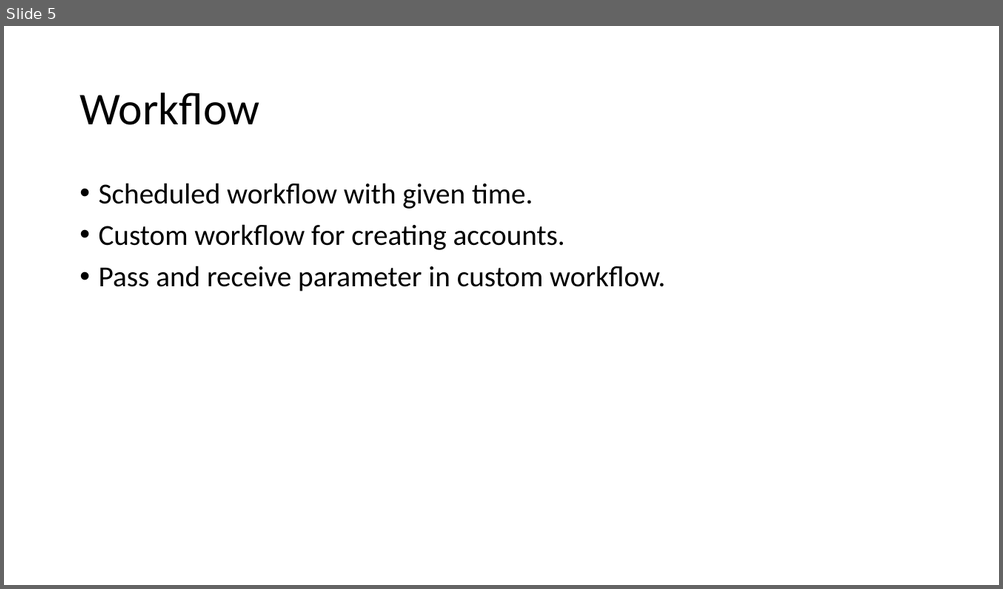
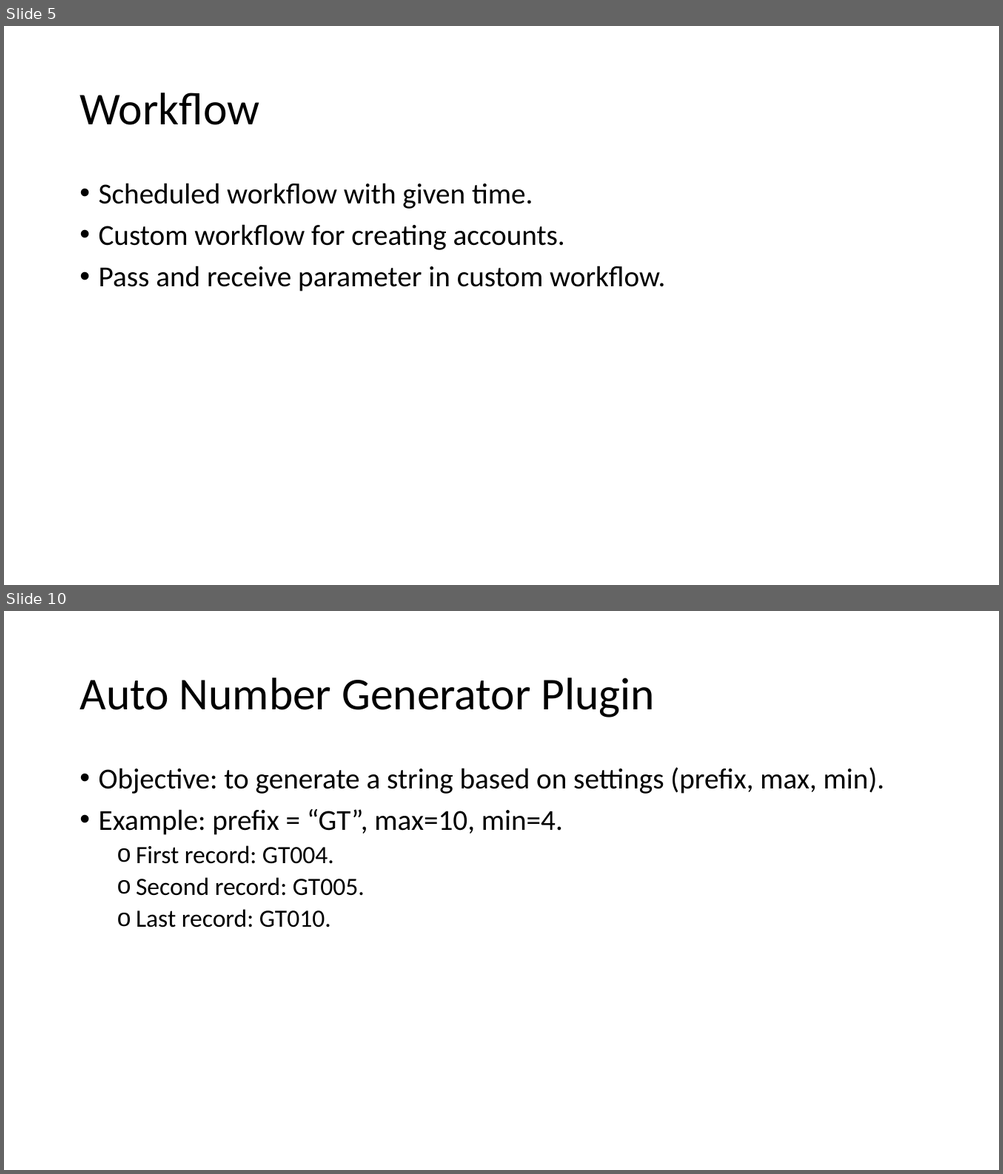
Before and after one commit to hevilhuy/Reports, a slide deck: Document/Report 3.pptx. Shown one above the other, each under a label of ours: slide 5 before the commit, slides 5 and 10 after it; the slides between them are not shown. The pictures are 1003x589 and 1003x1174 pixels, drawn with LibreOffice and Linux fonts; fonts in the diff are those of the drawing. Boxes give left, top, right and bottom in pixels: in the first picture for what was removed or moved away, otherwise in the second. Text is boxed around its words. In the diff, an @@ line names an element or a change of style, - is before the commit and + after.

```diff
--- a/Document/Report 3.pptx
+++ b/Document/Report 3.pptx
@@ slide 10 added at [4, 611, 999, 1170], background #FFFFFF @@
@@ title added at [79, 678, 655, 718], 44 pt, text #000000 @@
+Auto Number Generator Plugin
@@ text added at [99, 767, 885, 928], 28 pt, text #000000 @@
+• Objective: to generate a string based on settings (prefix, max, min).
+• Example: prefix = “GT”, max=10, min=4.
+  o First record: GT004.
+  o Second record: GT005.
+  o Last record: GT010.
```
Also in this commit, not shown: 2 slides changed, 9 other slides added, 2 other files.
